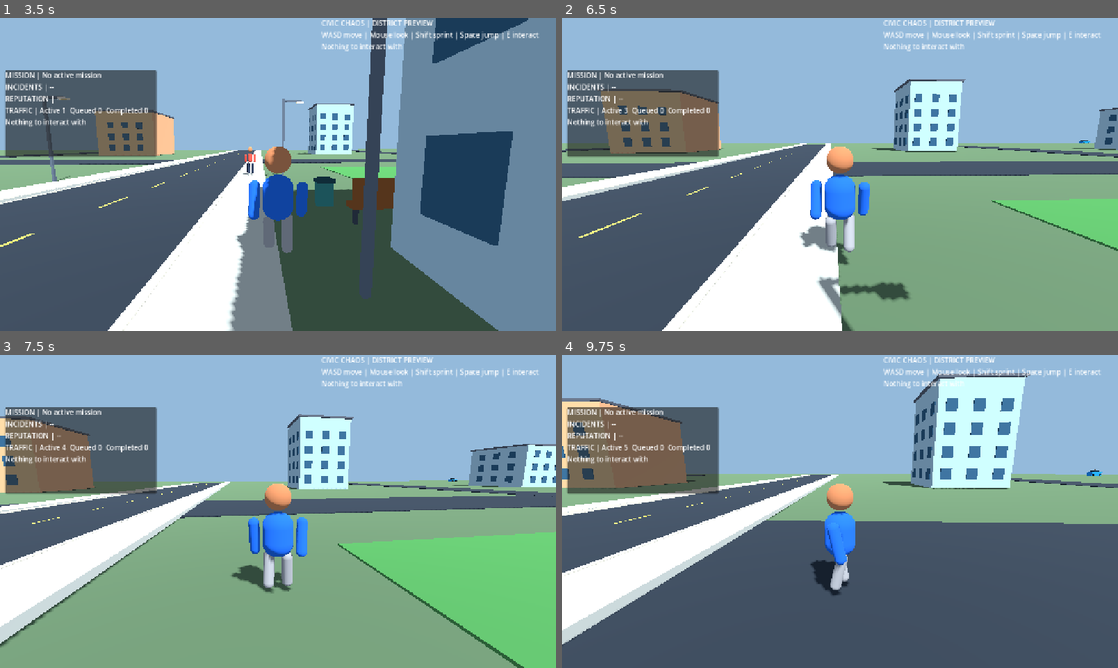
Above: before the commit, frames 1-4 (two rows, left to right).
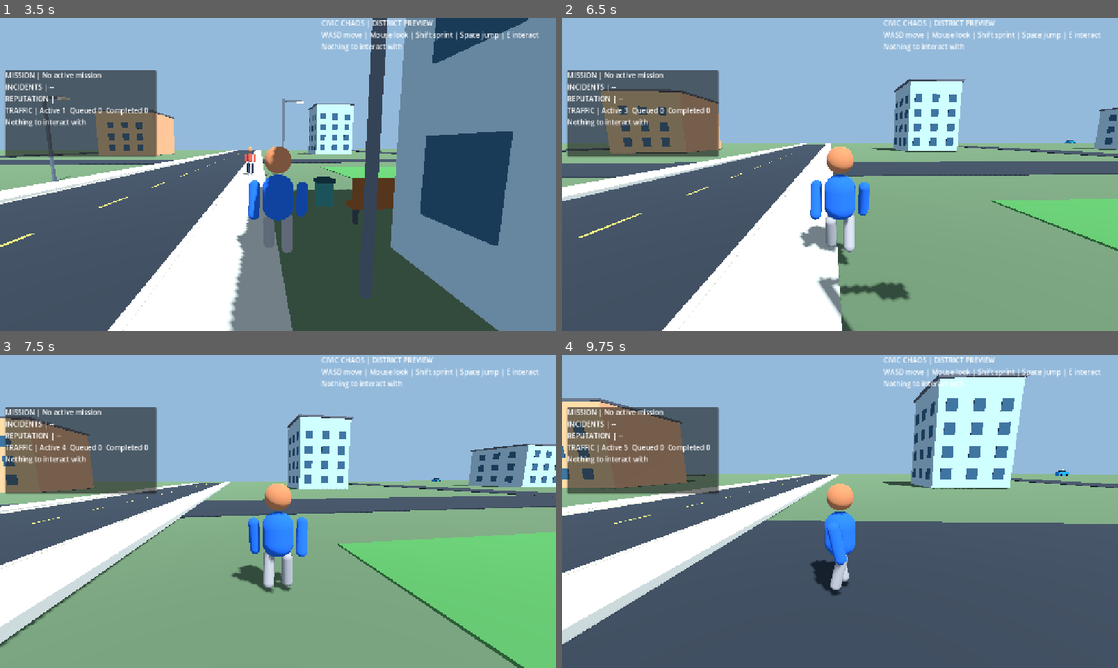
Above: after the commit, the same moments.

Repository: gauravprajapat-23/civic-chaos
Game: Godot game, scene res://scenes/core/menu.tscn
Two runs of this game, one before a commit and one after it. Both use one fixed random seed, a clock stepped at 60 frames per second and the inputs below.
Inputs (mouse positions are in pixels of both pictures, inside the frame that each line leads up to):
- Up to frame 1 (3.5 s): click "Start Game" at 0.5 s; tap Enter at 1.25 s; move the mouse to (305, 174) at 1.27 s; hold E (interact) 1.28-2.03 s; hold W (move_forward) from 1.28 s (still down); tap Space (jump) at 1.52, 2.27 s; move the mouse to (250, 174) at 2.02 s; tap Shift (sprint) at 2.1 s; move the mouse to (289, 168) at 2.77 s; hold E (interact) from 2.78 s (still down)
- Up to frame 2 (6.5 s): keep holding W (move_forward); move the mouse to (834, 180) at 3.52 s; release E (interact) at 3.53 s; tap Shift (sprint) at 3.6, 5.1 s; tap Space (jump) at 3.77, 4.52, 5.27 s; move the mouse to (878, 177) at 4.27 s; hold E (interact) 4.28-5.03 s; move the mouse to (795, 171) at 5.02 s; move the mouse to (845, 174) at 5.77 s; hold E (interact) from 5.78 s (still down)
- Up to frame 3 (7.5 s): move the mouse to (255, 505) at 6.52 s; release W (move_forward) at 6.53 s; release E (interact) at 6.53 s; hold D (move_right) 6.53-7.28 s; tap Shift (sprint) at 6.6 s; tap Space (jump) at 6.77 s; move the mouse to (305, 511) at 7.27 s; hold W (move_forward) from 7.28 s (still down); hold E (interact) from 7.28 s (still down)
- Up to frame 4 (9.75 s): tap Space (jump) at 7.52, 8.27 s; move the mouse to (812, 511) at 8.02 s; release E (interact) at 8.03 s; tap Shift (sprint) at 8.1, 9.6 s; move the mouse to (851, 505) at 8.77 s; hold E (interact) 8.78-9.53 s; move the mouse to (834, 517) at 9.52 s; release W (move_forward) at 9.53 s; hold A (move_left) from 9.53 s (still down)

Frame 1 is identical in both runs. In frame 2, less than 0.1% of the frame differs, in the area x 90-95%, y 39-40%; in frame 3, less than 0.1%; in frame 4, less than 0.1%, in the area x 88-98%, y 36-39%.

Commit message:
fix(traffic): use center-junction geometry for city signal stop lines

Diff:
--- a/scripts/traffic/traffic_spawner.gd
+++ b/scripts/traffic/traffic_spawner.gd
@@ -92,23 +92,42 @@
 
 func apply_stop_line_observation(vehicle: CivicVehicleAgent, initial_observation: Dictionary) -> Dictionary:
 	var observation: Dictionary = initial_observation.duplicate()
-	# Treat a red/amber stop line as a stationary virtual lead vehicle.
-	var entry_lane: int = vehicle.route[0] if not vehicle.route.is_empty() else -1
-	if traffic_signals != null and vehicle.current_route_index == 0 and entry_lane >= 0:
-		var approach: String = str(({1: "N", 3: "E", 5: "S", 7: "W"}).get(entry_lane, ""))
-		var light_aspect: String = traffic_signals.aspect_for_approach(approach)
-		var lane: CivicLaneData = road_graph.get_lane(entry_lane)
-		if lane != null:
-			var stop_distance: float = maxf(0.0, lane.length_m() - 5.0)
-			var gap: float = stop_distance - vehicle.lane_distance_m
-			var pedestrian_occupied: bool = false
-			if crossing_reservations != null:
-				pedestrian_occupied = crossing_reservations.occupant("pedestrian_crossing_ns") >= 0 or crossing_reservations.occupant("pedestrian_crossing_ew") >= 0
-			if gap >= 0.0 and (light_aspect != "green" or pedestrian_occupied):
-				var safe_gap: float = maxf(0.0, gap + vehicle.minimum_gap_m)
-				if not observation.get("detected", false) or safe_gap < float(observation["gap_m"]):
-					observation = {"detected": true, "gap_m": safe_gap, "lead_speed_mps": 0.0}
+	# Signal membership is geometric. Legacy IDs 1/3/5/7 do not identify
+	# expanded-city lanes (IDs >= 100), and city cars cross multiple segments.
+	if traffic_signals == null or road_graph == null or vehicle.route.is_empty():
+		return observation
+	if not city_mode and vehicle.current_route_index != 0:
+		return observation
+	if vehicle.current_route_index >= vehicle.route.size():
+		return observation
+	var lane: CivicLaneData = road_graph.get_lane(vehicle.route[vehicle.current_route_index])
+	var approach: String = signal_approach_for_lane(lane, city_mode)
+	if approach.is_empty():
+		return observation # Outer intersections have no central-junction signal.
+	var stop_distance: float = maxf(0.0, lane.length_m() - 5.0)
+	var gap: float = stop_distance - vehicle.lane_distance_m
+	var pedestrian_occupied: bool = false
+	if crossing_reservations != null:
+		pedestrian_occupied = crossing_reservations.occupant("pedestrian_crossing_ns") >= 0 or crossing_reservations.occupant("pedestrian_crossing_ew") >= 0
+	if gap >= 0.0 and (traffic_signals.aspect_for_approach(approach) != "green" or pedestrian_occupied):
+		var safe_gap: float = maxf(0.0, gap + vehicle.minimum_gap_m)
+		if not observation.get("detected", false) or safe_gap < float(observation["gap_m"]):
+			observation = {"detected": true, "gap_m": safe_gap, "lead_speed_mps": 0.0}
 	return observation
+
+## A single signal controller currently represents the center junction.
+## Derive direction from geometry, never from numeric lane IDs.
+static func signal_approach_for_lane(lane: CivicLaneData, expanded_city: bool) -> String:
+	if lane == null or lane.centerline.size() < 2:
+		return ""
+	var origin: Vector3 = lane.centerline[0]
+	var finish: Vector3 = lane.centerline[lane.centerline.size() - 1]
+	if expanded_city and Vector2(finish.x, finish.z).length() > 3.0:
+		return ""
+	var heading: Vector3 = finish - origin
+	if absf(heading.z) >= absf(heading.x):
+		return "N" if heading.z > 0.0 else "S"
+	return "W" if heading.x > 0.0 else "E"
 
 func try_spawn() -> bool:
 	if road_graph == null or active_vehicles.size() >= mini(maximum_active, work_budget.maximum_agents):
--- /dev/null
+++ b/tests/city_signal_stop_line_test.gd
@@ -0,0 +1,71 @@
+extends SceneTree
+## Expanded-city signals must map inbound geometry, not legacy junction IDs.
+const Builder = preload("res://scripts/world/junction_builder.gd")
+const Spawner = preload("res://scripts/traffic/traffic_spawner.gd")
+const Signals = preload("res://scripts/traffic/traffic_signal_controller.gd")
+
+func _initialize() -> void:
+    call_deferred("_run")
+
+func _run() -> void:
+    var graph: CivicRoadGraph = Builder.make_city_graph()
+    var spawner: CivicTrafficSpawner = Spawner.new()
+    if not spawner.configure(graph, 312, true):
+        _fail("city spawner configuration failed")
+        return
+    var signals := Signals.new(4.0, 2.0, 1.0)
+    spawner.configure_intersection(signals, null)
+    var north: CivicLaneData
+    var east: CivicLaneData
+    var outer: CivicLaneData
+    for id in graph.sorted_lane_ids():
+        var lane: CivicLaneData = graph.get_lane(id)
+        var approach: String = Spawner.signal_approach_for_lane(lane, true)
+        if approach == "N" and north == null:
+            north = lane
+        if approach == "E" and east == null:
+            east = lane
+        if approach == "" and outer == null:
+            outer = lane
+    if north == null or east == null or outer == null:
+        _fail("expected north/east center lanes and an unsignaled outer lane")
+        return
+    if north.lane_id < 100 or east.lane_id < 100:
+        _fail("test did not exercise expanded-city lane IDs")
+        return
+    var north_car := CivicVehicleAgent.new()
+    north_car.route = PackedInt32Array([north.lane_id])
+    north_car.lane_distance_m = north.length_m() - 7.0
+    var east_car := CivicVehicleAgent.new()
+    east_car.route = PackedInt32Array([east.lane_id])
+    east_car.lane_distance_m = east.length_m() - 7.0
+    var outer_car := CivicVehicleAgent.new()
+    outer_car.route = PackedInt32Array([outer.lane_id])
+    outer_car.lane_distance_m = outer.length_m() - 7.0
+    var empty := {"detected": false}
+    if spawner.apply_stop_line_observation(north_car, empty).get("detected", false):
+        _fail("north green wrongly stopped")
+        return
+    if not spawner.apply_stop_line_observation(east_car, empty).get("detected", false):
+        _fail("east red failed to stop")
+        return
+    if spawner.apply_stop_line_observation(outer_car, empty).get("detected", false):
+        _fail("central signal incorrectly controls outer intersection")
+        return
+    signals.advance_fixed(7.0)
+    if not spawner.apply_stop_line_observation(north_car, empty).get("detected", false):
+        _fail("north red failed to stop")
+        return
+    if spawner.apply_stop_line_observation(east_car, empty).get("detected", false):
+        _fail("east green failed to release")
+        return
+    north_car.free()
+    east_car.free()
+    outer_car.free()
+    spawner.free()
+    print("CIVIC_CHAOS_CITY_SIGNAL_STOP_LINE_PASS")
+    quit(0)
+
+func _fail(reason: String) -> void:
+    push_error(reason)
+    quit(1)
Not shown, added: docs/game_design/GAME_001_VERIFICATION.md
